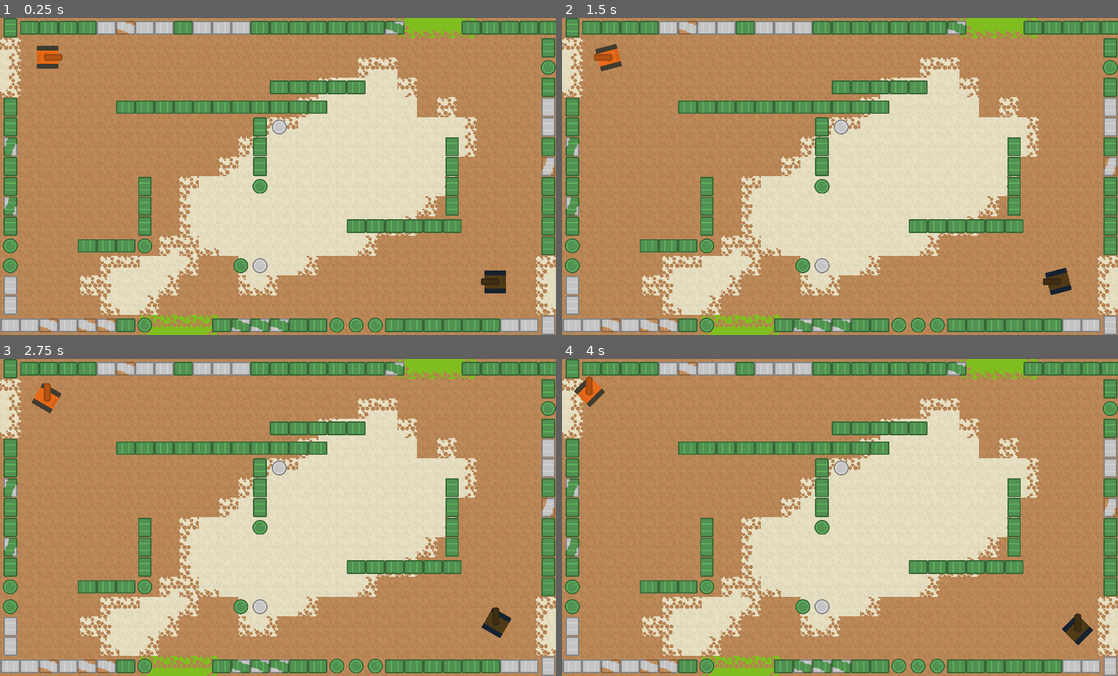
Above: before the commit, frames 1-4 (two rows, left to right).
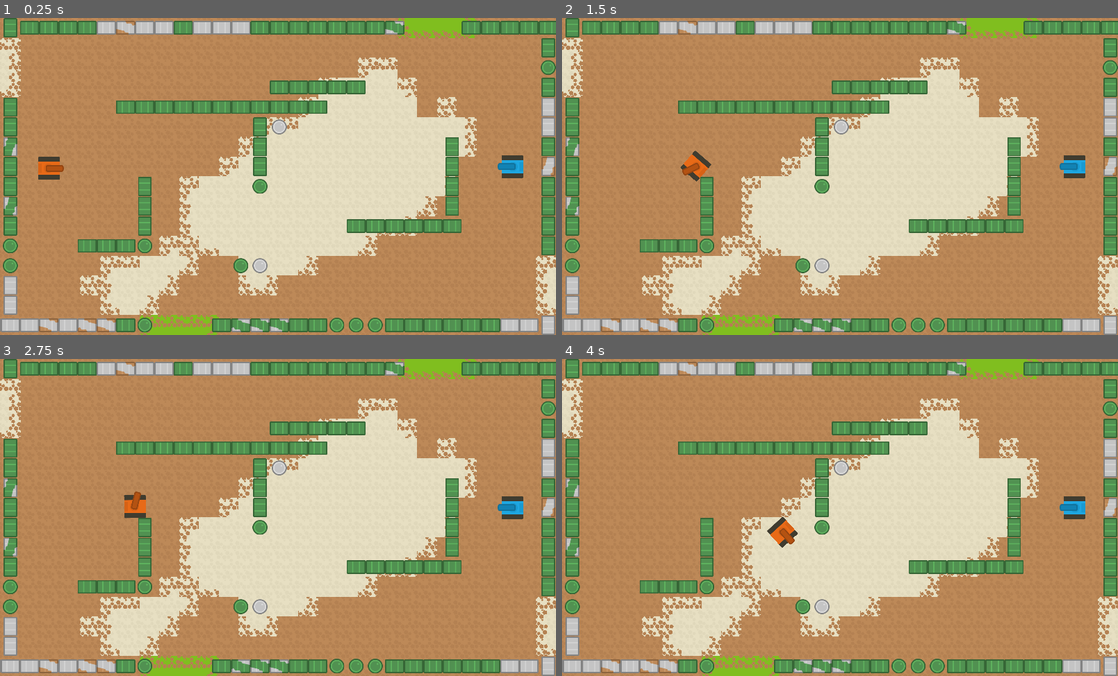
Above: after the commit, the same moments.

Repository: Iron-Wolf/snippy_tank
Game: Godot game, scene res://scenes/world.tscn
Two runs of this game, one before a commit and one after it. Both use one fixed random seed, a clock stepped at 60 frames per second and the inputs below.
Inputs:
- Up to frame 1 (0.25 s): no input
- Up to frame 2 (1.5 s): tap Enter at 0.5 s; hold D (move_right, bound only before the commit) 0.53-1.28 s; tap Down (aim_down, bound only before the commit) at 0.6 s; tap Left (aim_left, bound only before the commit) at 0.8, 1.35 s; hold Q (move_left, bound only before the commit) from 1.28 s (still down)
- Up to frame 3 (2.75 s): tap Right (aim_right, bound only before the commit) at 1.55, 2.1 s; release Q (move_left, bound only before the commit) at 2.03 s; hold D (move_right, bound only before the commit) from 2.03 s (still down); tap Up (aim_up, bound only before the commit) at 2.3 s
- Up to frame 4 (4 s): tap Up (aim_up, bound only before the commit) at 2.85 s; tap S (move_bw, bound only before the commit) at 3.05 s; release D (move_right, bound only before the commit) at 3.53 s; hold Q (move_left, bound only before the commit) from 3.53 s (still down); hold S (move_bw, bound only before the commit) from 3.53 s (still down); tap Z (move_fw, bound only before the commit) at 3.8 s

The runs differ from the first frame. In frame 1, 1.2% of the frame differs, in the area x 6-95%, y 8-87%; in frame 2, 1.2%, in the area x 5-95%, y 8-88%; in frame 3, 1.2%; in frame 4, 1.2%.

Commit message:
finish p2 + setup control scheme
Small audio fox.

Diff:
--- a/project.godot
+++ b/project.godot
@@ -23,59 +23,109 @@
 
 [input]
 
-move_left={
+p1_move_left={
 "deadzone": 0.5,
 "events": [Object(InputEventKey,"resource_local_to_scene":false,"resource_name":"","device":0,"window_id":0,"alt_presse …(189 unchanged characters)…
 , Object(InputEventJoypadMotion,"resource_local_to_scene":false,"resource_name":"","device":-1,"axis":0,"axis_value":-1.0,"script":null)
 ]
 }
-move_right={
+p1_move_right={
 "deadzone": 0.5,
 "events": [Object(InputEventKey,"resource_local_to_scene":false,"resource_name":"","device":0,"window_id":0,"alt_presse …(189 unchanged characters)…
 , Object(InputEventJoypadMotion,"resource_local_to_scene":false,"resource_name":"","device":-1,"axis":0,"axis_value":1.0,"script":null)
 ]
 }
-move_fw={
+p1_move_up={
 "deadzone": 0.5,
 "events": [Object(InputEventKey,"resource_local_to_scene":false,"resource_name":"","device":0,"window_id":0,"alt_presse …(189 unchanged characters)…
 , Object(InputEventJoypadButton,"resource_local_to_scene":false,"resource_name":"","device":-1,"button_index":10,"pressure":0.0,"pressed":false,"script":null)
+, Object(InputEventJoypadMotion,"resource_local_to_scene":false,"resource_name":"","device":-1,"axis":1,"axis_value":-1.0,"script":null)
 ]
 }
-move_bw={
+p1_move_down={
 "deadzone": 0.5,
 "events": [null, Object(InputEventKey,"resource_local_to_scene":false,"resource_name":"","device":0,"window_id":0,"alt_ …(195 unchanged characters)…
 , Object(InputEventJoypadButton,"resource_local_to_scene":false,"resource_name":"","device":-1,"button_index":9,"pressure":0.0,"pressed":false,"script":null)
+, Object(InputEventJoypadMotion,"resource_local_to_scene":false,"resource_name":"","device":-1,"axis":1,"axis_value":1.0,"script":null)
 ]
 }
-aim_left={
+p1_aim_left={
 "deadzone": 0.5,
 "events": [Object(InputEventKey,"resource_local_to_scene":false,"resource_name":"","device":-1,"window_id":0,"alt_press …(195 unchanged characters)…
 , Object(InputEventJoypadMotion,"resource_local_to_scene":false,"resource_name":"","device":-1,"axis":2,"axis_value":-1.0,"script":null)
 ]
 }
-aim_right={
+p1_aim_right={
 "deadzone": 0.5,
 "events": [Object(InputEventKey,"resource_local_to_scene":false,"resource_name":"","device":-1,"window_id":0,"alt_press …(195 unchanged characters)…
 , Object(InputEventJoypadMotion,"resource_local_to_scene":false,"resource_name":"","device":-1,"axis":2,"axis_value":1.0,"script":null)
 ]
 }
-aim_up={
+p1_aim_up={
 "deadzone": 0.5,
 "events": [Object(InputEventKey,"resource_local_to_scene":false,"resource_name":"","device":-1,"window_id":0,"alt_press …(195 unchanged characters)…
 , Object(InputEventJoypadMotion,"resource_local_to_scene":false,"resource_name":"","device":-1,"axis":3,"axis_value":-1.0,"script":null)
 ]
 }
-aim_down={
+p1_aim_down={
 "deadzone": 0.5,
 "events": [Object(InputEventKey,"resource_local_to_scene":false,"resource_name":"","device":-1,"window_id":0,"alt_press …(195 unchanged characters)…
 , Object(InputEventJoypadMotion,"resource_local_to_scene":false,"resource_name":"","device":-1,"axis":3,"axis_value":1.0,"script":null)
 ]
 }
-shoot={
+p1_shoot={
 "deadzone": 0.5,
 "events": [Object(InputEventKey,"resource_local_to_scene":false,"resource_name":"","device":-1,"window_id":0,"alt_press …(191 unchanged characters)…
-, Object(InputEventJoypadButton,"resource_local_to_scene":false,"resource_name":"","device":-1,"button_index":10,"pressure":0.0,"pressed":false,"script":null)
+, Object(InputEventJoypadMotion,"resource_local_to_scene":false,"resource_name":"","device":-1,"axis":5,"axis_value":1.0,"script":null)
 ]
+}
+p2_move_left={
+"deadzone": 0.5,
+"events": [Object(InputEventKey,"resource_local_to_scene":false,"resource_name":"","device":-1,"window_id":0,"alt_pressed":false,"shift_pressed":false,"ctrl_pressed":false,"meta_pressed":false,"pressed":false,"keycode":75,"physical_keycode":0,"key_label":0,"unicode":107,"location":0,"echo":false,"script":null)
+, Object(InputEventJoypadMotion,"resource_local_to_scene":false,"resource_name":"","device":-1,"axis":4,"axis_value":-1.0,"script":null)
+]
+}
+p2_move_right={
+"deadzone": 0.5,
+"events": [Object(InputEventKey,"resource_local_to_scene":false,"resource_name":"","device":-1,"window_id":0,"alt_pressed":false,"shift_pressed":false,"ctrl_pressed":false,"meta_pressed":false,"pressed":false,"keycode":77,"physical_keycode":0,"key_label":0,"unicode":109,"location":0,"echo":false,"script":null)
+, Object(InputEventJoypadMotion,"resource_local_to_scene":false,"resource_name":"","device":-1,"axis":4,"axis_value":1.0,"script":null)
+]
+}
+p2_move_up={
+"deadzone": 0.5,
+"events": [Object(InputEventKey,"resource_local_to_scene":false,"resource_name":"","device":-1,"window_id":0,"alt_pressed":false,"shift_pressed":false,"ctrl_pressed":false,"meta_pressed":false,"pressed":false,"keycode":79,"physical_keycode":0,"key_label":0,"unicode":111,"location":0,"echo":false,"script":null)
+, Object(InputEventJoypadMotion,"resource_local_to_scene":false,"resource_name":"","device":-1,"axis":5,"axis_value":-1.0,"script":null)
+]
+}
+p2_move_down={
+"deadzone": 0.5,
+"events": [Object(InputEventKey,"resource_local_to_scene":false,"resource_name":"","device":-1,"window_id":0,"alt_pressed":false,"shift_pressed":false,"ctrl_pressed":false,"meta_pressed":false,"pressed":false,"keycode":76,"physical_keycode":0,"key_label":0,"unicode":108,"location":0,"echo":false,"script":null)
+, Object(InputEventJoypadMotion,"resource_local_to_scene":false,"resource_name":"","device":-1,"axis":5,"axis_value":1.0,"script":null)
+]
+}
+p2_aim_left={
+"deadzone": 0.5,
+"events": [Object(InputEventJoypadMotion,"resource_local_to_scene":false,"resource_name":"","device":-1,"axis":6,"axis_value":-1.0,"script":null)
+]
+}
+p2_aim_right={
+"deadzone": 0.5,
+"events": [Object(InputEventJoypadMotion,"resource_local_to_scene":false,"resource_name":"","device":-1,"axis":6,"axis_value":1.0,"script":null)
+]
+}
+p2_aim_up={
+"deadzone": 0.5,
+"events": [Object(InputEventJoypadMotion,"resource_local_to_scene":false,"resource_name":"","device":-1,"axis":7,"axis_value":-1.0,"script":null)
+]
+}
+p2_aim_down={
+"deadzone": 0.5,
+"events": [Object(InputEventJoypadMotion,"resource_local_to_scene":false,"resource_name":"","device":-1,"axis":7,"axis_value":1.0,"script":null)
+]
+}
+p2_shoot={
+"deadzone": 0.5,
+"events": [null]
 }
 
 [rendering]
--- a/scenes/world.tscn
+++ b/scenes/world.tscn
@@ -1,13 +1,17 @@
-[gd_scene load_steps=17 format=4 uid="uid://dok78wo6lur2l"]
+[gd_scene load_steps=21 format=4 uid="uid://dok78wo6lur2l"]
 
 [ext_resource type="Texture2D" uid="uid://ce8bcqkc0ln7n" path="res://assets/Spritesheet/back_sheet.png" id="1_a34x0"]
 [ext_resource type="PackedScene" uid="uid://cocrreaiubffw" path="res://scenes/player.tscn" id="2_26ecd"]
 [ext_resource type="Texture2D" uid="uid://bria28tm6471e" path="res://assets/Spritesheet/transition_sheet.png" id="2_fkap0"]
 [ext_resource type="Texture2D" uid="uid://qojcxjk2mumb" path="res://assets/Spritesheet/barrel_side_sheet.png" id="3_k44dx"]
 [ext_resource type="Texture2D" uid="uid://cna4d3knisb6c" path="res://assets/Spritesheet/barrel_top_sheet.png" id="4_3g84g"]
+[ext_resource type="Texture2D" uid="uid://bi2olwm8vg44f" path="res://assets/Tanks/tankRed.png" id="4_d16pt"]
 [ext_resource type="AudioStream" uid="uid://h7echt0b5iw" path="res://assets/sound/March_and_Play_guitar_loop.mp3" id="5_m7y4h"]
+[ext_resource type="Texture2D" uid="uid://63v6o20qnq8t" path="res://assets/Tanks/barrelRed_outline.png" id="5_xguky"]
 [ext_resource type="AudioStream" uid="uid://bneds153oid4y" path="res://assets/sound/March_and_Play_trumpet_loop.mp3" id="6_dlun8"]
+[ext_resource type="Texture2D" uid="uid://ctb73y5k3eiac" path="res://assets/Tanks/tankBlue.png" id="6_h7v4c"]
 [ext_resource type="Script" path="res://scripts/audio.gd" id="7_7a1p1"]
+[ext_resource type="Texture2D" uid="uid://bjwryy7vy8j7l" path="res://assets/Tanks/barrelBlue_outline.png" id="7_eml6a"]
 [ext_resource type="AudioStream" uid="uid://cv1qjfwqtme64" path="res://assets/sound/March_and_Play_intro.mp3" id="8_ikfit"]
 
 [sub_resource type="TileSetAtlasSource" id="TileSetAtlasSource_8lnnn"]
@@ -99,14 +103,17 @@
 tile_set = SubResource("TileSet_sr3t7")
 
 [node name="player1" parent="." instance=ExtResource("2_26ecd")]
-position = Vector2(150, 127)
+position = Vector2(154, 486)
 player_id = 1
+tank_texture = ExtResource("4_d16pt")
+barrel_texture = ExtResource("5_xguky")
 
 [node name="player2" parent="." instance=ExtResource("2_26ecd")]
-modulate = Color(0.348163, 0.560322, 1, 1)
-position = Vector2(1598, 852)
+position = Vector2(1653, 480)
 rotation = 3.14159
 player_id = 2
+tank_texture = ExtResource("6_h7v4c")
+barrel_texture = ExtResource("7_eml6a")
 
 [node name="walls" type="TileMapLayer" parent="."]
 tile_map_data = PackedByteArray("AAAAAAQAAAAAAAAAAAAAAAUAAAAAAAAAAAAAAAYAAAABAAAAAAAAAAcAAAAAAAAAAAAAAAgAAAAAAAAAAAAAAA …(1744 unchanged characters)…
@@ -121,4 +128,5 @@
 [node name="intro_audio" type="AudioStreamPlayer" parent="background_audio"]
 stream = ExtResource("8_ikfit")
 
-[connection signal="fight_started" from="background_audio" to="background_audio" method="on_fight_started"]
+[connection signal="fight_started" from="player1" to="background_audio" method="on_fight_started"]
+[connection signal="fight_started" from="player2" to="background_audio" method="on_fight_started"]
--- a/scripts/audio.gd
+++ b/scripts/audio.gd
@@ -1,6 +1,7 @@
 extends AudioStreamPlayer
 
-signal fight_started
+@export var mute:bool = false
+
 @onready var audio_stream: AudioStreamSynchronized = stream
 @onready var time_in_fight: Timer = $time_in_fight
 @onready var intro_audio: AudioStreamPlayer = $intro_audio
@@ -9,23 +10,29 @@
 # constants
 const AUDIO_CHILL: int = 0
 const AUDIO_FIGHT: int = 1
-const MAX_TIME_IN_FIGHT: int = 5 # time (seconds) before music chilling again
+const MAX_TIME_IN_FIGHT: int = 4 # time (seconds) before music chilling again
 const SPEED_TRANSITION: float = 0.4
 
 func _ready() -> void:
+	if mute:
+		return
+
 	time_in_fight.wait_time = MAX_TIME_IN_FIGHT
 	time_in_fight.one_shot = true
-	# start with a medium volume
-	set_volume(AUDIO_CHILL, -10)
+	# "0" is the base volume
+	set_volume(AUDIO_CHILL, 0)
 	intro_audio.play()
 
 func _process(_delta: float) -> void:
-    # TODO : add effects ?
+	if mute:
+		return
+
+	# TODO : add effects ?
 	var disto: AudioEffectDistortion = AudioServer.get_bus_effect(master_bus_idx, 0)
 
 	if intro_audio.playing:
 		# wait intro to finish
-		pass
+		return
 	elif not playing:
 		# start main loop
 		play()
--- a/scripts/player.gd
+++ b/scripts/player.gd
@@ -2,8 +2,11 @@
 extends CharacterBody2D
 
 ## Id used for input action (like "right_1" for "player 1")
-## Need to start at 1 (if not set, the default "0" value is used to throw an error)
+## Need to start at 1 (we use "0" to throw an error)
 @export var player_id: int = 0
+@export var tank_texture: Texture2D
+@export var barrel_texture: Texture2D
+signal fight_started
 
 @onready var screen_size:Vector2 = get_viewport_rect().size
 @onready var audio: AudioStreamPlayer = $"../background_audio"
@@ -11,7 +14,9 @@
 const bullet: PackedScene = preload("res://scenes/bullet.tscn")
 
 # constants
-const STEERING_ANGLE: float = 300
+enum Scheme {BASIC, ARCADE, SIMULATION}
+const CONTROL_SCHEME: Scheme = Scheme.BASIC
+const STEERING_ANGLE: float = 400
 const MAX_SPEED: float = 1000
 const FRICTION: float = -55
 const DRAG: float = -0.06
@@ -21,53 +26,66 @@
 # variables
 var acceleration: Vector2 = Vector2.ZERO
 var steer_direction: float = 0
+var move_direction: Vector2 = Vector2.ZERO
 var aim_direction: Vector2 = Vector2.ZERO
 var last_aim_direction: Vector2 = Vector2.ZERO
 
-func _enter_tree() -> void:
+func _ready() -> void:
+	var falat_error: bool = false
 	if player_id == 0:
-		# pause full game and alert
-		OS.alert("Fatal Error has occured : \n" \
-			+ "'player_id' is not defined for " + self.to_string(),
-			"ALERT !")
-		# close the game
+		sl.log_error("'player_id' is not defined for : " + self.name)
+		falat_error = true
+	if tank_texture == null or barrel_texture == null:
+		sl.log_error("missing texture for : " + self.name)
+		falat_error = true
+	if falat_error:
 		get_tree().quit()
+
+	$tank.texture = tank_texture;
+	$barrel.texture = barrel_texture;
 
 func _physics_process(delta):
 	# move tank
 	acceleration = Vector2.ZERO
-	update_accel()
+	if CONTROL_SCHEME == Scheme.BASIC:
+		acceleration = move_direction * MAX_SPEED
+		if move_direction:
+			apply_rotation_basic(delta)
+	elif CONTROL_SCHEME == Scheme.ARCADE:
+		update_accel()
+		apply_rotation(delta)
+
 	apply_friction(delta)
-	apply_rotation(delta)
 	velocity += acceleration * delta
 	move_and_slide()
 	# wrap after movement
 	position = sl.apply_screen_wrap(position, screen_size)
 
 	# aim barrel
-	#var barrel: Sprite2D = get_node("barrel")
-	if (aim_direction != Vector2.ZERO):
+	if aim_direction:
 		# apply aim globally (offset the tank rotation)
 		var current_aim_direction = aim_direction.rotated(-rotation)
 		$barrel.rotation = current_aim_direction.angle() + PI/2
 		last_aim_direction = aim_direction
-	else:
-		# keep aim to the last inputed direction
-		var current_aim_direction = last_aim_direction.rotated(-rotation)
-		$barrel.rotation = current_aim_direction.angle() + PI/2
 
-	if Input.is_action_just_pressed("shoot"):
+	if Input.is_action_just_pressed(f("shoot")):
 		shoot()
 
 func _unhandled_input(_event: InputEvent) -> void:
-	var tank_turn = Input.get_axis("move_left", "move_right")
-	steer_direction = tank_turn * deg_to_rad(STEERING_ANGLE)
-	aim_direction = Input.get_vector("aim_left", "aim_right", "aim_up", "aim_down")
+	move_direction = Input.get_vector(
+		f("move_left"), f("move_right"), f("move_up"), f("move_down"))
+	aim_direction = Input.get_vector(
+		f("aim_left"), f("aim_right"), f("aim_up"), f("aim_down"))
+	steer_direction = move_direction.x * deg_to_rad(STEERING_ANGLE)
+
+# format action name with the player_id
+func f(action: String) -> String:
+	return "p%s_"%player_id + action
 
 func update_accel() -> void:
-	if Input.is_action_pressed("move_fw"):
+	if Input.is_action_pressed(f("move_up")):
 		acceleration = transform.x * MAX_SPEED
-	if Input.is_action_pressed("move_bw"):
+	if Input.is_action_pressed(f("move_down")):
 		acceleration = transform.x * BRAKING_SPEED
 
 func apply_friction(delta):
@@ -77,11 +95,17 @@
 	var drag_force = velocity * velocity.length() * DRAG * delta
 	acceleration += drag_force + friction_force
 
+func apply_rotation_basic(delta: float) -> void:
+	var currentRotation = rotation
+	var targetRotation = move_direction.angle()
+	rotation = lerp_angle(
+		currentRotation, targetRotation, deg_to_rad(STEERING_ANGLE) * delta)
+
 func apply_rotation(delta: float) -> void:
 	rotation += steer_direction * delta
 
 func shoot():
-	audio.emit_signal("fight_started")
+	fight_started.emit()
 	var b = bullet.instantiate()
 	owner.add_child(b)
 	b.transform = $barrel/spawn_bullet.global_transform
--- a/scripts/player_old.gd
+++ /dev/null
@@ -1,71 +0,0 @@
-extends CharacterBody2D
-
-# constants
-const MAX_SPEED: float = 500.0
-const ACCELERATION: float = 1000.0
-const DECELERATION: float = 800.0
-const ROTATE: float = 5.0
-const STOP_THRESHOLD: float = 30.0  # stop when speed is below
-const LATERAL_FRICTION: float = 1.0 # Contrôle la réduction du dérapage
-const DRIFT_INTENSITY: float = .9
-
-# global variables
-var current_speed: float = 0.0
-var target_speed: float = 0.0
-var classic_dir = Vector2.ZERO
-var drift_velocity = Vector2.ZERO
-
-func _physics_process(delta: float) -> void:
-	#var barrel: Sprite2D = get_child(1)
-	#barrel.rotate(0.1)
-
-	# Appeler les fonctions de mouvement et rotation
-	update_target_speed()
-	apply_inertia(delta)
-	apply_rotation(delta)
-	apply_drift(delta)
-	velocity += drift_velocity
-	move_and_slide()
-
-func _unhandled_input(_event: InputEvent) -> void:
-	#direction.x = Input.get_axis("move_left", "move_right")
-	#direction.y = Input.get_axis("move_up", "move_down")
-	classic_dir = Input.get_vector("move_left", "move_right", "move_up", "move_down")
-
-# all-in-one "ZQSD/WASD" movement
-#func classic_move(delta: float) -> void:
-#	var forward_dir = classic_dir.y
-#	velocity = transform.y * forward_dir * MAX_SPEED
-#	var rotation_dir = classic_dir.x
-#	rotation += rotation_dir * ROTATE * delta
-
-# set the speed
-func update_target_speed() -> void:
-	if classic_dir.y != 0:
-		target_speed = MAX_SPEED * classic_dir.y
-	else:
-		target_speed = 0.0
-
-# use linear interpolation to get current speed
-func apply_inertia(delta: float) -> void:
-	if target_speed != 0:
-		current_speed = lerpf(current_speed, target_speed, ACCELERATION * delta / MAX_SPEED)
-	else:
-		current_speed = lerpf(current_speed, 0.0, DECELERATION * delta / MAX_SPEED)
-	# stop if speed is to low (to avoid an "icy" effect)
-	if abs(current_speed) < STOP_THRESHOLD and target_speed == 0:
-		current_speed = 0.0
-		drift_velocity = Vector2.ZERO
-	velocity = transform.y * current_speed
-
-func apply_rotation(delta: float) -> void:
-	rotation += classic_dir.x * ROTATE * delta
-
-# Ajoute un effet de dérapage au mouvement
-func apply_drift(delta: float) -> void:
-	# Calcul de la vitesse latérale en fonction de la direction actuelle
-	var sideways_velocity = velocity.project(transform.x)
-	# Ajoute un glissement contrôlé (dérapage) lorsque le joueur tourne
-	drift_velocity += sideways_velocity * DRIFT_INTENSITY
-	# Réduit progressivement la vitesse latérale grâce à une friction
-	drift_velocity = drift_velocity.lerp(Vector2.ZERO, LATERAL_FRICTION * delta)
--- a/scripts/static_lib.gd
+++ b/scripts/static_lib.gd
@@ -20,3 +20,8 @@
 		position.y = screen_size.y
 
 	return position
+
+static func log_error(message: String, with_alert: bool = false) -> void:
+	push_error(message)
+	if with_alert:
+		OS.alert(message, "ALERT !")
